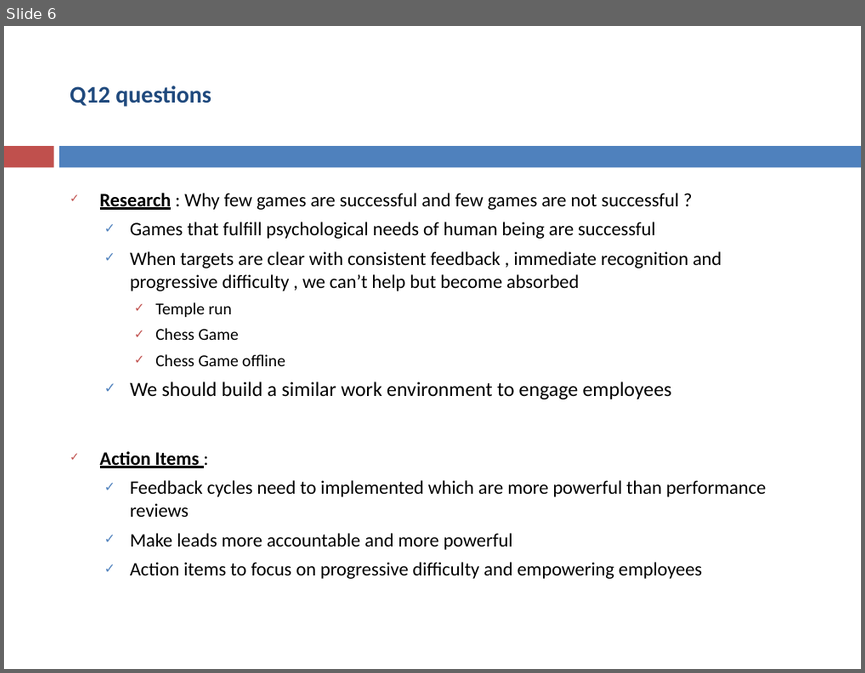
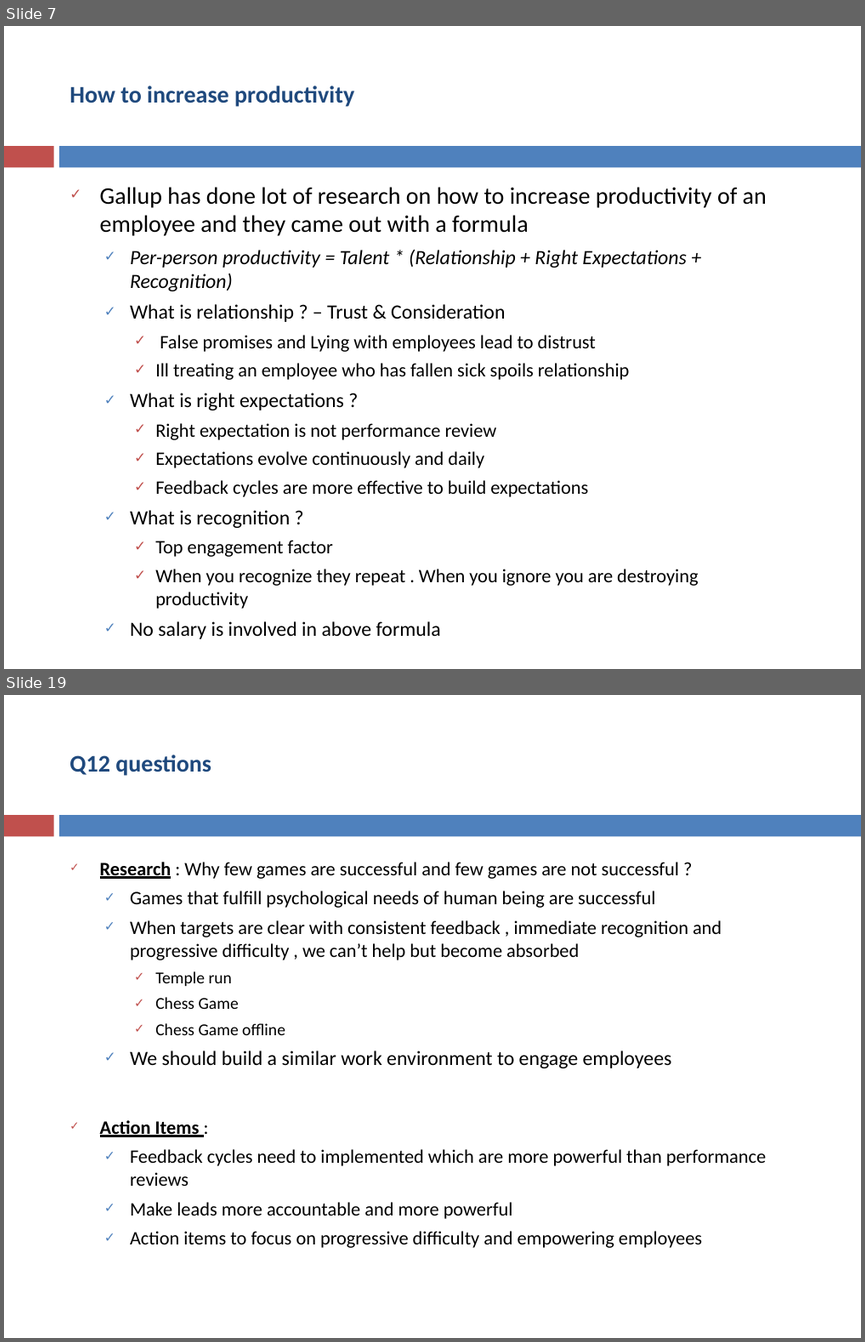
Before and after one commit to asakala/notes, a slide deck: Prokarma/Magnetic Work Environment.pptx. Shown one above the other, each under a label of ours: slide 6 before the commit, slides 7 and 19 after it; the slides between them are not shown. The pictures are 865x673 and 865x1342 pixels, drawn with LibreOffice and Linux fonts; fonts in the diff are those of the drawing. Boxes give left, top, right and bottom in pixels: in the first picture for what was removed or moved away, otherwise in the second. Text is boxed around its words. In the diff, an @@ line names an element or a change of style, - is before the commit and + after.

```diff
--- a/Prokarma/Magnetic Work Environment.pptx
+++ b/Prokarma/Magnetic Work Environment.pptx
@@ slide 7 added at <box>4,26,861,669</box>, background #FFFFFF; not listed: 2 template elements that a slide beside it also shows @@
@@ title added at <box>69,86,354,107</box>, 20 pt, text #1F497D, bold @@
+How to increase productivity
@@ text added at <box>100,187,766,639</box>, 16 pt, text #000000 @@
+✓ Gallup has done lot of research on how to increase productivity of an employee and they came out with a formula
+  ✓ Per-person productivity = Talent * (Relationship + Right Expectations + Recognition)
+  ✓ What is relationship ? – Trust & Consideration
+    ✓ False promises and Lying with employees lead to distrust
+    ✓ Ill treating an employee who has fallen sick spoils relationship
+  ✓ What is right expectations ?
+    ✓ Right expectation is not performance review
+    ✓ Expectations evolve continuously and daily
+    ✓ Feedback cycles are more effective to build expectations
+  ✓ What is recognition ?
+    ✓ Top engagement factor
+    ✓ When you recognize they repeat . When you ignore you are destroying productivity
+  ✓ No salary is involved in above formula
@@ what was slide 6 is now slide 19 @@
```
Also in this commit, not shown: 7 slides changed, 12 other slides added, 3 other files.
